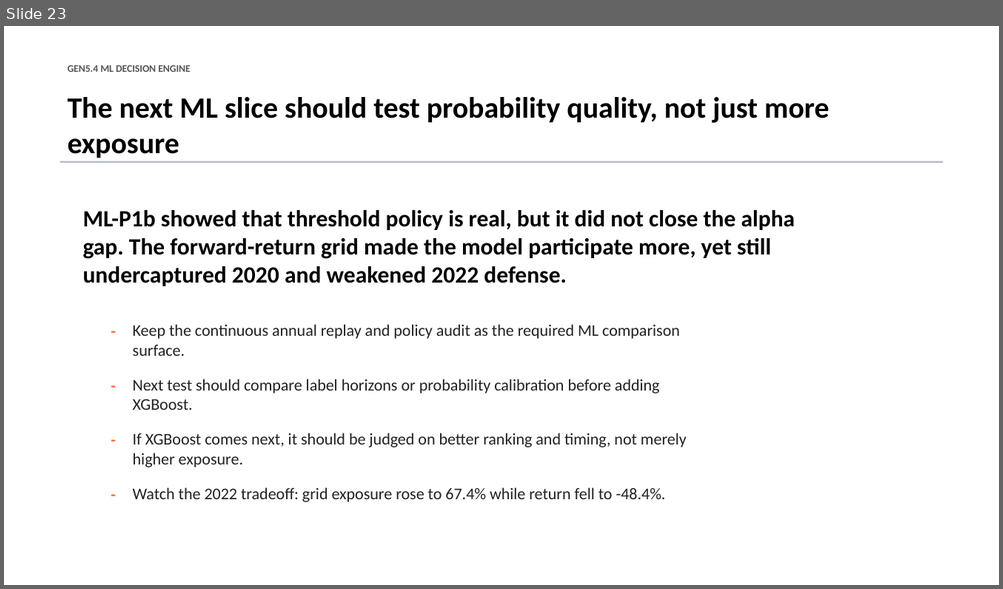
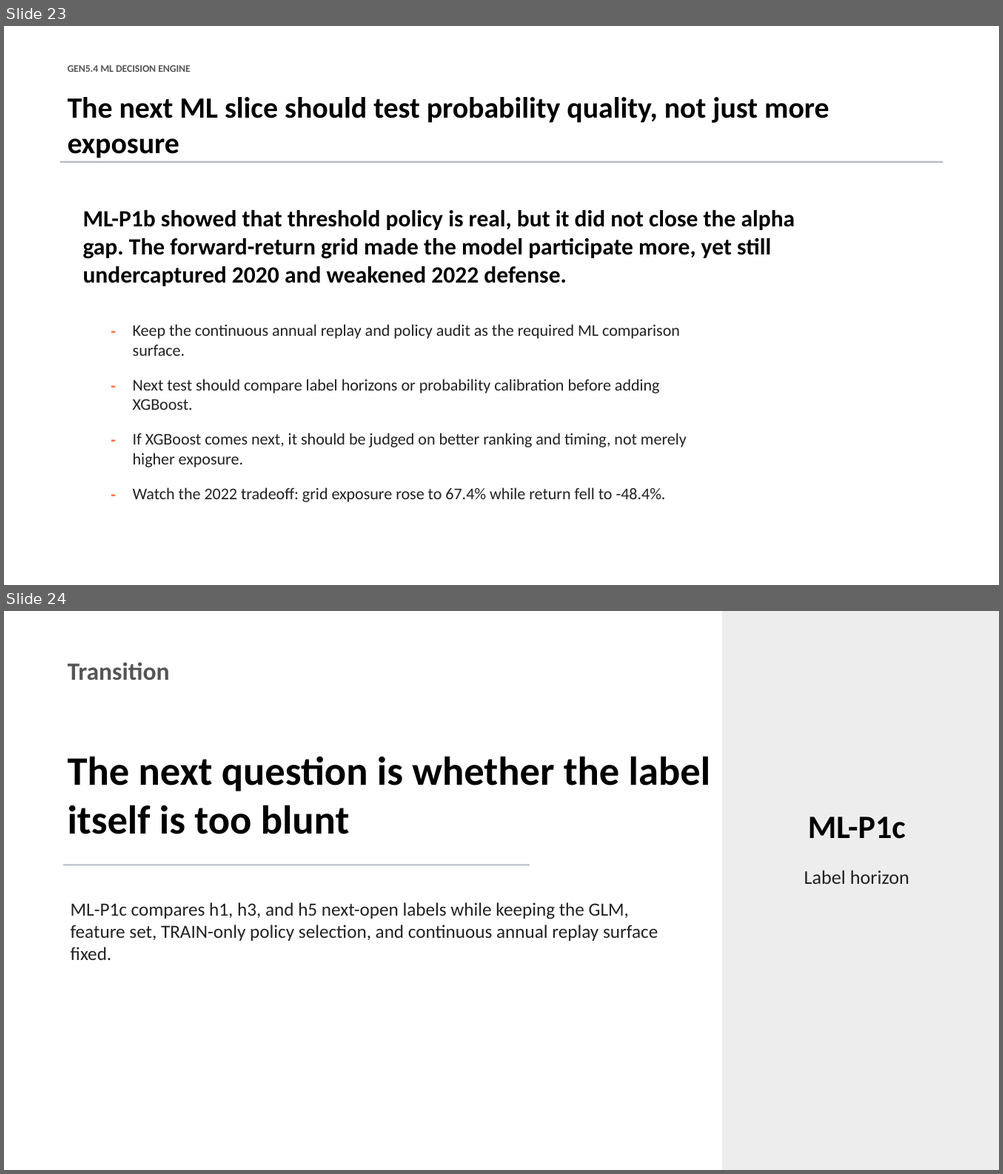
Before and after one commit to Francisc0Franc0/Time-Series-Modeling-Gen5, a slide deck: presentations/gen5_4_ml_decision_engine_incremental_build.pptx. Shown one above the other, each under a label of ours: slide 23 before the commit, slides 23 and 24 after it. The pictures are 1003x589 and 1003x1174 pixels, drawn with LibreOffice and Linux fonts; fonts in the diff are those of the drawing. Boxes give left, top, right and bottom in pixels: in the first picture for what was removed or moved away, otherwise in the second. Text is boxed around its words. In the diff, an @@ line names an element or a change of style, - is before the commit and + after.

Commit message:
Add Gen5.4 GLM horizon diagnostic

```diff
--- a/presentations/gen5_4_ml_decision_engine_incremental_build.pptx
+++ b/presentations/gen5_4_ml_decision_engine_incremental_build.pptx
@@ slide 24 added at (4,611,999,1170), background #FFFFFF @@
@@ rectangle added at (722,611,999,1170), fill #EDEDED @@
@@ text added at (68,662,170,680), 24 pt, text #555555, bold @@
+Transition
@@ text added at (68,756,710,834), 39 pt, text #000000, bold @@
+The next question is whether the label itself is too blunt
@@ text added at (808,817,905,839), 31.5 pt, text #000000, bold @@
+ML-P1c
@@ rectangle added at (63,865,529,866), fill #B8BCC4 @@
@@ text added at (804,871,909,884), 18.8 pt, text #222222 @@
+Label horizon
@@ text added at (71,903,657,960), 18 pt, text #222222 @@
+ML-P1c compares h1, h3, and h5 next-open labels while keeping the GLM, feature set, TRAIN-only policy selection, and continuous annual replay surface fixed.
```
Also in this commit, not shown: 4 other slides added, 6 other files.
